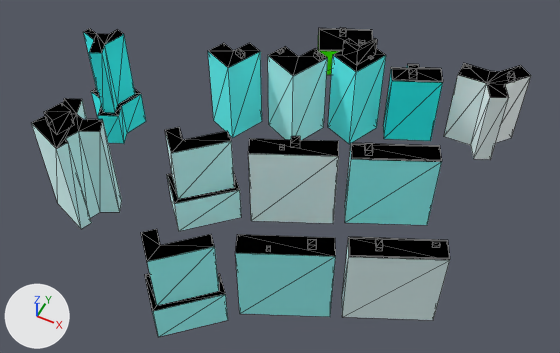
Before and after pictures for a commit that changed the glTF model web/public/assets/cities/seoul/tiles/7_-2.bld.glb.
One viewpoint serves both versions: a 50 mm camera at (2079.0, -672.0, 355.0) aimed at (1946.0, -406.0, 22.0). Arrows for +X, +Y and +Z are at lower left; the lights stay in place. The picture after the commit comes second. Mesh edges are drawn as thin lines. Where no turn or scale is listed for an object, it has been applied to the vertices. Vertices at exactly the same position are counted once.

Objects in the first picture: '7_-2'.
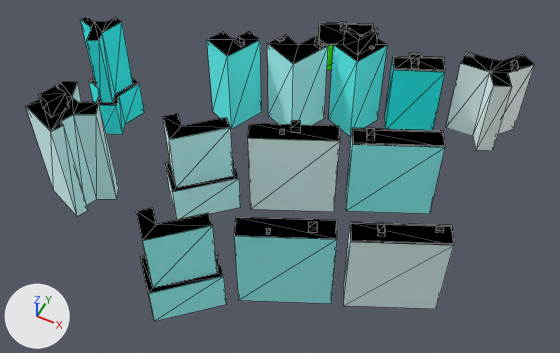
Edits to the bpy script that builds the scene:
```text
Change me_7__2:
    used by ob_7__2; location = (1931.3, -385.6, 38.6)
    remove me_7__2.from_pydata(...)  # 454 vertices, 652 faces; spans x -124.0..124.0, y -130.0..130.0, z -39.0..39.0
    add me_7__2.from_pydata(...)  # 454 vertices, 652 faces; spans x -124.0..124.0, y -130.0..130.0, z -43.0..43.0
    me_7__2 part 1: the loose piece of 8 vertices spanning x 19.0..22.0, y -31.0..-28.0, z 18.0..20.0 is moved by (0.0, 0.0, 3.0)
    me_7__2 part 2: the loose piece of 10 vertices spanning x 85.0..124.0, y 65.0..100.0, z 13.0 is deleted
    me_7__2 part 3: 248 vertices moved from x -102.0..123.0, y -130.0..130.0, z -39.0..39.0 to x -102.0..123.0, y -130.0..130.0, z -43.0..43.0; 35 vertices removed from x -17.0..123.0, y -116.0..121.0, z -14.0..23.0; 45 vertices added at x -16.0..123.0, y -127.0..119.0, z -21.0..31.0
Change ob_7__2:
    ob_7__2.location: (1931.3, -385.6, 38.6) -> (1931.3, -385.6, 46.9)
```

Pixel boxes (x1, y1, x2, y2) of what changed, in the pictures (560 x 353 px; the box of a moved part takes in the faces that stretch with it):
'7_-2', reshaped, moved: before (31, 28, 531, 337); after (26, 16, 534, 321)
part 1 of me_7__2, moved or reshaped: before (280, 144, 285, 150); after (280, 129, 285, 134)
part 2 of me_7__2, deleted: before (458, 63, 531, 98)
part 3 of me_7__2, moved or reshaped: before (31, 28, 490, 311); after (26, 22, 534, 294)
